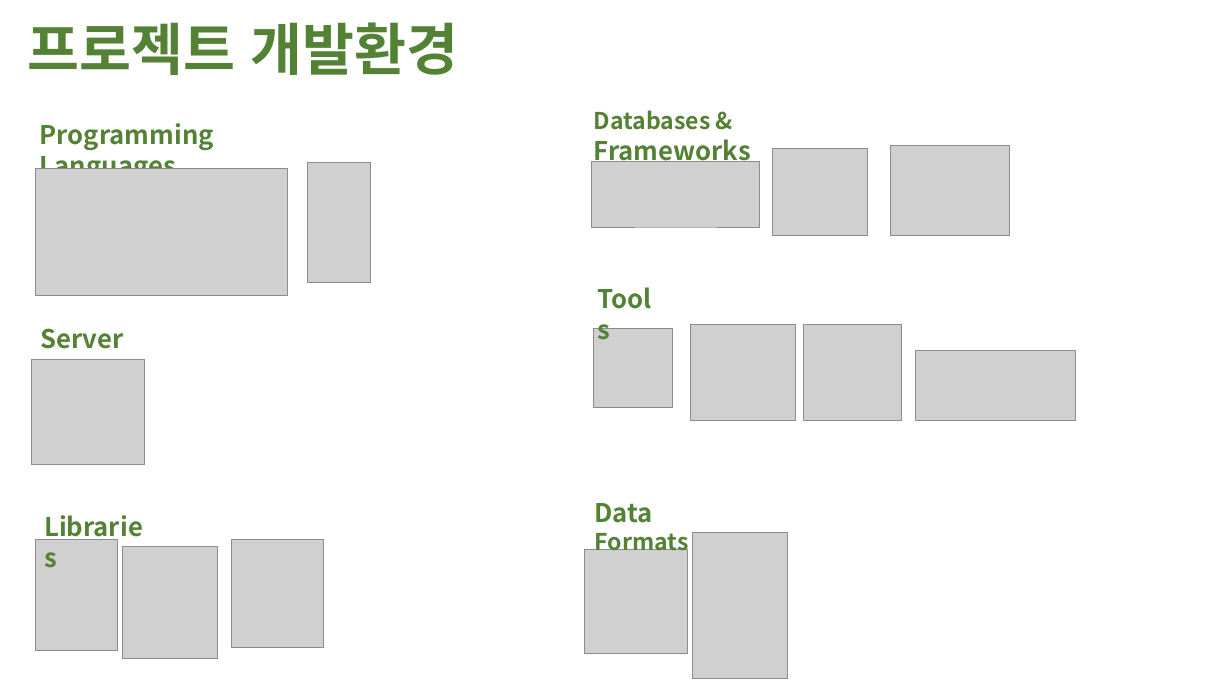
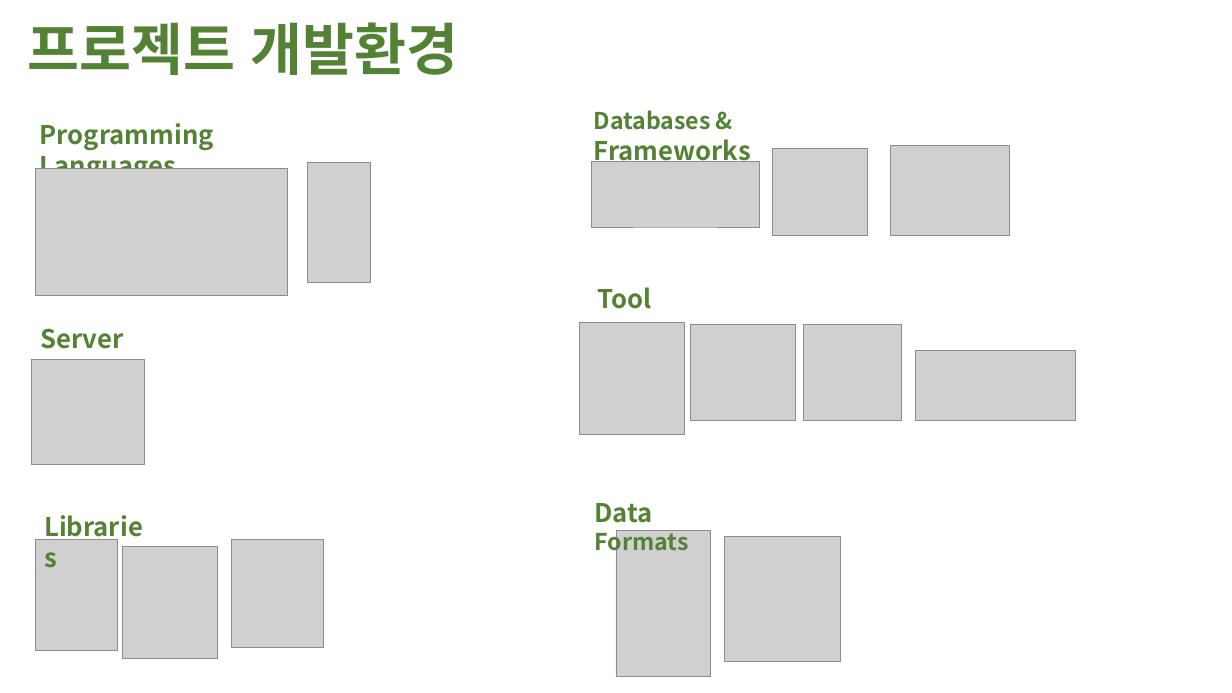
Before and after one commit to Kangchaeyun77/ecommerce7th, a slide deck: slide 1 of resource/30.analysis/320.environment/321.프로젝트 개발환경분석서.pptx. Drawn at 1232x693 pixels with LibreOffice and Linux fonts; fonts in the diff are those of the drawing; grey boxes stand for pictures. Boxes give left, top, right and bottom in pixels: in the first picture for what was removed or moved away, otherwise in the second. Text is boxed around its words. In the diff, an @@ line names an element or a change of style, - is before the commit and + after.

Commit message:
[fix]ppt

```diff
--- a/resource/30.analysis/320.environment/321.프로젝트 개발환경분석서.pptx
+++ b/resource/30.analysis/320.environment/321.프로젝트 개발환경분석서.pptx
@@ picture: place and size @@
-picture at <box>593,328,673,408</box>
+picture at <box>579,323,685,434</box>
@@ picture: place and size @@
-picture at <box>692,532,787,678</box>
+picture at <box>616,531,712,677</box>
@@ picture added at <box>725,537,841,662</box> @@
@@ picture removed at <box>585,550,689,653</box> @@
```
